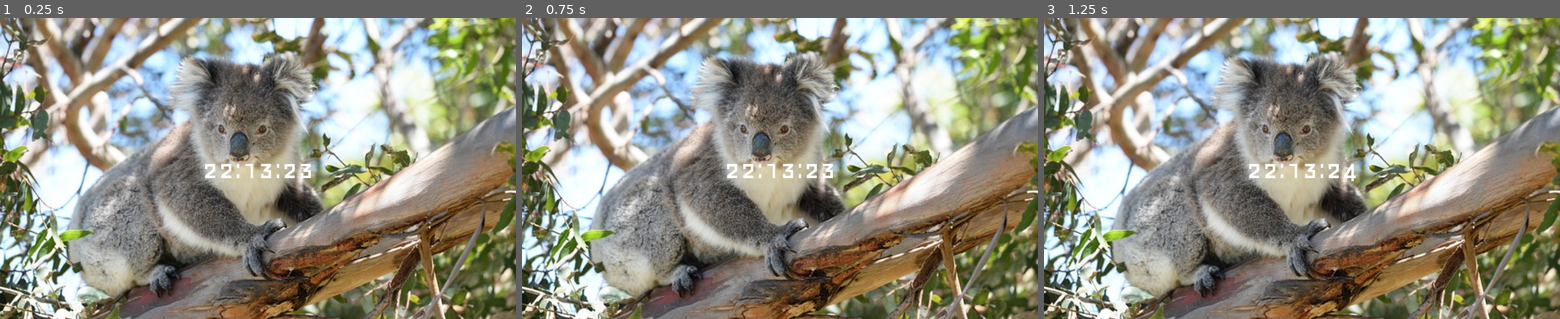
Above: before the commit, frames 1-3 (left to right).
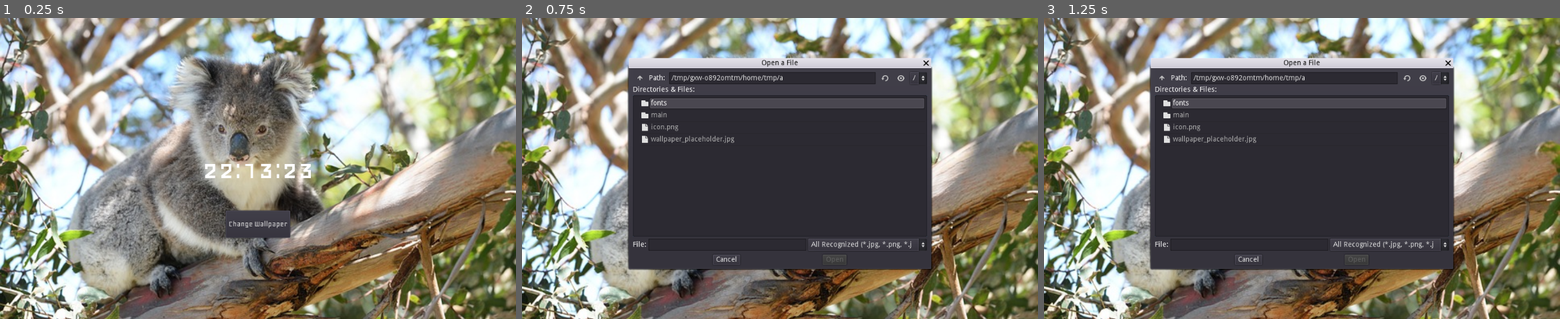
Above: after the commit, the same moments.

Repository: Quinhz/godowake
Game: Godot game, scene res://main/Main.tscn
Same seed, same stepped clock (60 frames per second), same inputs: the game is played once before the commit and once after it.
Inputs (mouse positions are in pixels of both pictures, inside the frame that each line leads up to):
- Up to frame 1 (0.25 s): no input
- Up to frame 2 (0.75 s): click (780, 225) at 0.5 s, where only the run after the commit has a clickable "Change Wallpaper"
- Up to frame 3 (1.25 s): no input

The runs differ from the first frame. In frame 1, 0.8% of the frame differs, in the area x 43-57%, y 63-74%; in frame 2, 39%, in the area x 20-80%, y 13-84%; in frame 3, 39%.

Commit message:
feat.: add dynamic wallpaper selector (FileDialog).

Diff:
--- a/main/Main.gd
+++ b/main/Main.gd
@@ -5,6 +5,7 @@
 
 onready var wallpaper = $Wallpaper
 onready var label_clock = $Clock
+onready var file_dialog = $FileDialog
 
 
 # Called when the node enters the scene tree for the first time.
@@ -17,11 +18,27 @@
 	var time = OS.get_time()
 	label_clock.text = "%02d:%02d:%02d" % [time.hour, time.minute, time.second]
 
-func set_wallpaper(path):
-	var tex = load(path)
+func set_wallpaper(path): # I hate Windows
+	if "res://" in path:
+		var tex = load(path)
+		if tex:
+			$Wallpaper.texture = tex
+			return
+	var img = Image.new()
+	var error = img.load(path)
 
-	if tex:
-		wallpaper.texture = tex
-		print ("Wallpaper loaded!")
+	if error == OK:
+		var tex =ImageTexture.new()
+		tex.create_from_image(img)
+		$Wallpaper.texture = tex
+		print("External wallpaper loaded.")
 	else:
-		print("Error loading image in: ", path)
+		print("Error loading from PC: ", error)
+
+
+func _on_ChangeWallp_pressed():
+	file_dialog.popup_centered_clamped(Vector2(600, 400))
+
+
+func _on_FileDialog_file_selected(path):
+	set_wallpaper(path)
--- a/main/Main.tscn
+++ b/main/Main.tscn
@@ -1,10 +1,13 @@
-[gd_scene load_steps=4 format=2]
+[gd_scene load_steps=5 format=2]
 
 [ext_resource path="res://main/Main.gd" type="Script" id=1]
 [ext_resource path="res://fonts/geo/Geo-Regular.ttf" type="DynamicFontData" id=2]
 
 [sub_resource type="DynamicFont" id=1]
 size = 64
+font_data = ExtResource( 2 )
+
+[sub_resource type="DynamicFont" id=2]
 font_data = ExtResource( 2 )
 
 [node name="Main" type="Control"]
@@ -28,3 +31,29 @@
 margin_bottom = 33.5
 custom_fonts/font = SubResource( 1 )
 text = "00:00:00"
+
+[node name="ChangeWallp" type="Button" parent="."]
+anchor_left = 0.499023
+anchor_top = 0.685
+anchor_right = 0.499023
+anchor_bottom = 0.685
+margin_left = -63.0
+margin_top = -27.0
+margin_right = 63.0
+margin_bottom = 27.0
+custom_fonts/font = SubResource( 2 )
+text = "Change Wallpaper"
+__meta__ = {
+"_edit_use_anchors_": true
+}
+
+[node name="FileDialog" type="FileDialog" parent="."]
+margin_right = 315.0
+margin_bottom = 130.0
+window_title = "Choose your wallpaper"
+mode = 0
+access = 2
+filters = PoolStringArray( "*.jpg", "*.png", "*.jpeg" )
+
+[connection signal="pressed" from="ChangeWallp" to="." method="_on_ChangeWallp_pressed"]
+[connection signal="file_selected" from="FileDialog" to="." method="_on_FileDialog_file_selected"]
